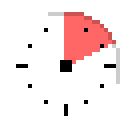
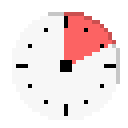
Layer changes from the first 128 x 128 image to the second:
painted on "Layer 4" over [64, 16, 68, 28]
added layer "Layer 5" above "Layer 1" over [12, 12, 120, 120]
